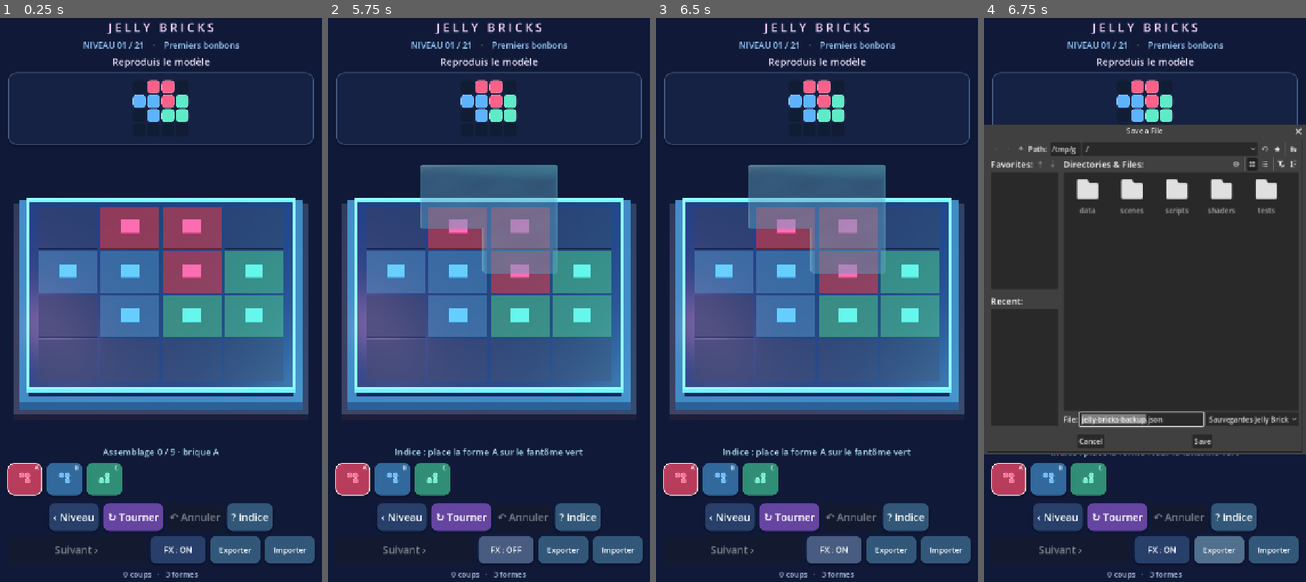
Above: before the commit, frames 1-4 (left to right).
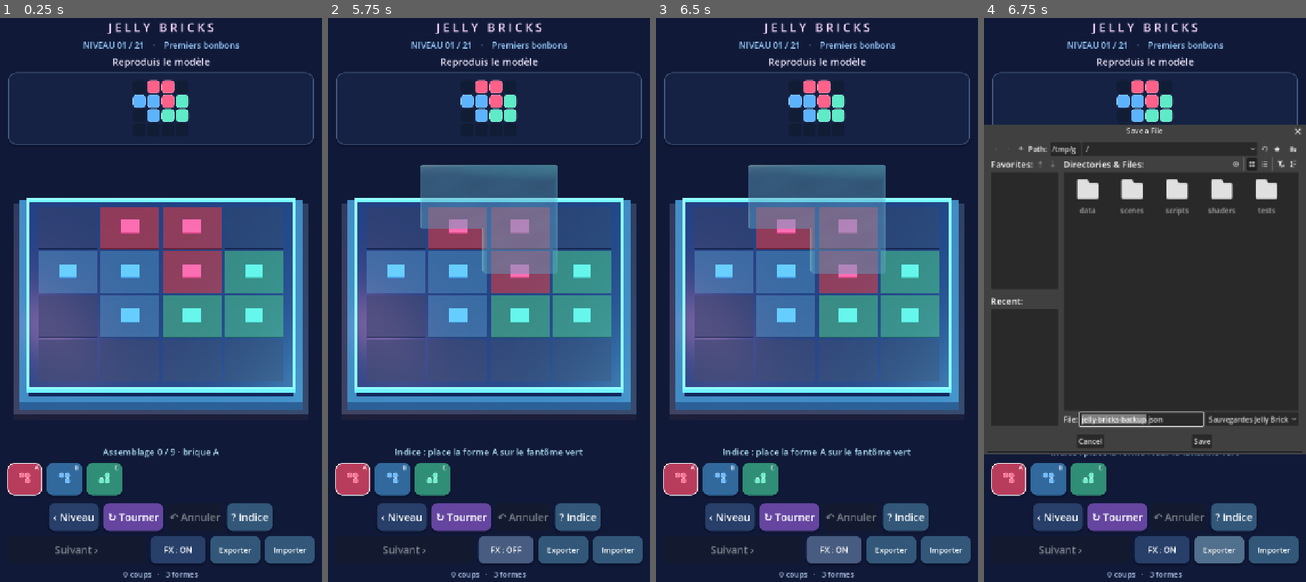
Above: after the commit, the same moments.

Repository: dbrckk/Jelly-bricks
Game: Godot game, scene res://scenes/main.tscn
The game is run twice, just before and just after one commit, with the same random seed, the same clock (stepped at 60 frames per second) and the same inputs.
Inputs (mouse positions are in pixels of both pictures, inside the frame that each line leads up to):
- Up to frame 1 (0.25 s): no input
- Up to frame 2 (5.75 s): click (353, 480) at 0.52 s; click (392, 480) at 1.27 s; click (431, 480) at 2.02 s; click "‹ Niveau" at 2.75 s; click "↻ Tourner" at 3.5 s; click "? Indice" at 4.25 s; click "FX : ON" at 5 s
- Up to frame 3 (6.5 s): click "FX : OFF" at 5.75 s
- Up to frame 4 (6.75 s): click "Exporter" at 6.5 s

Frames 1-3 are identical in both runs. In frame 4, 0.2% of the frame differs, in the area x 29-99%, y 19-76%.

Commit message:
feat(native): premium jelly material sweep and bounded candy sparkle bursts
* feat(native): original pooled CPU candy glints for placement and victory

* feat(native): attach pooled candy sparkle reactions to actual landings and wins

* render(native): subtle procedural studio-light sweep across every glossy jelly volume

* render(native): tune subtle surface sheen separately for settled jelly and preview ghost

* test(native): assert bounded pooled sparkle emitters, reset, landing trigger and ghost sheen

* build(android): version 0.9.12 with monotonic versionCode 9

* docs(native): detail procedural candy studio sheen and bounded CPU sparkle system

Diff:
--- a/native-godot/scripts/game_root.gd
+++ b/native-godot/scripts/game_root.gd
@@ -11,6 +11,7 @@
 const GEL_SHADER = preload("res://shaders/jelly.gdshader")
 const GEL_MESH = preload("res://scripts/gel_mesh.gd")
 const CANDY_AUDIO = preload("res://scripts/candy_audio.gd")
+const JELLY_VFX = preload("res://scripts/jelly_vfx.gd")
 const SAVE_TRANSFER = preload("res://scripts/save_transfer.gd")
 const SAVE_FILE := "user://jelly-native-progress.json"
 const BACKUP_SAVE_FILE := SAVE_FILE + ".bak"
@@ -33,6 +34,7 @@
 var camera: Camera3D
 var board: Node3D
 var ghost: Node3D
+var candy_fx: Node3D
 var background: ColorRect
 var model_grid: GridContainer
 var model_title: Label
@@ -133,6 +135,11 @@
     ghost = Node3D.new()
     ghost.name = "PlacementPreview"
     add_child(ghost)
+    # Keep pooled effects outside board: rebuilding or scaling the puzzle
+    # never accidentally duplicates or stretches running particles.
+    candy_fx = JELLY_VFX.new()
+    candy_fx.name = "CandyEffects"
+    add_child(candy_fx)
 
 ## Three pooled voices allow a candy landing to overlap a subsequent tap.
 ## Clips are built once, not per touch frame, and never require microphone access.
@@ -649,6 +656,7 @@
     active_touch_index = -1
     mouse_started_on_board = false
     preview_cell = Vector2i(-1, -1)
+    candy_fx.reset()
     if win_tween != null and win_tween.is_valid():
         win_tween.kill()
     board.scale = Vector3.ONE
@@ -873,6 +881,7 @@
     var tint := Color(PALETTE[id])
     material.set_shader_parameter("candy_tint", tint)
     material.set_shader_parameter("detail", 1.0)
+    material.set_shader_parameter("sheen", 0.17 if preview else 0.48)
     material.set_shader_parameter("gel_opacity", 0.40 if preview else 0.94)
     if preview:
         material.set_shader_parameter("candy_tint",
@@ -998,7 +1007,10 @@
     _select_next_available()
     _draw_tray()
     _refresh_text()
-    if not _matches_model(id, chosen, placed_turns):
+    var correctly_placed: bool = _matches_model(id, chosen, placed_turns)
+    candy_fx.landing(Vector3(chosen.y - size / 2.0, .035,
+        chosen.x - size / 2.0), Color(PALETTE[id]), correctly_placed)
+    if not correctly_placed:
         status_label.text = "Placement possible, mais différent du modèle · annule ou déplace"
         _play_feedback("wrong", 15)
     else:
@@ -1225,6 +1237,7 @@
     if not _board_matches_model():
         return
     completed = true
+    candy_fx.victory()
     _play_feedback("win", 65)
     if current_level + 1 < levels.size():
         unlocked = maxi(unlocked, current_level + 1)
--- /dev/null
+++ b/native-godot/scripts/jelly_vfx.gd
@@ -0,0 +1,94 @@
+extends Node3D
+## Procedural 3D candy glints for Godot 4.6 Compatibility (OpenGL ES).
+## Four pooled, low-count CPU emitters; no textures, GPU compute,
+## dependencies, network requests or per-touch particle allocations.
+const LANDING_POOL := 3
+const LANDING_COUNT := 12
+const VICTORY_COUNT := 38
+const LANDING_DURATION := 0.44
+const VICTORY_DURATION := 1.10
+
+var landing_emitters: Array[CPUParticles3D] = []
+var victory_emitter: CPUParticles3D
+var landing_cursor: int = 0
+var glint_mesh: SphereMesh
+
+func _ready() -> void:
+    glint_mesh = SphereMesh.new()
+    glint_mesh.radius = .041
+    glint_mesh.height = .082
+    glint_mesh.radial_segments = 6
+    glint_mesh.rings = 2
+    var glint_material := StandardMaterial3D.new()
+    glint_material.shading_mode = BaseMaterial3D.SHADING_MODE_UNSHADED
+    glint_material.transparency = BaseMaterial3D.TRANSPARENCY_ALPHA
+    glint_material.vertex_color_use_as_albedo = true
+    glint_material.albedo_color = Color.WHITE
+    glint_mesh.material = glint_material
+    for index in range(LANDING_POOL):
+        var emitter := _make_emitter("LandingGlints%d" % index,
+            LANDING_COUNT, LANDING_DURATION)
+        emitter.gravity = Vector3(0.0, -3.0, 0.0)
+        emitter.direction = Vector3.UP
+        emitter.spread = 79.0
+        emitter.initial_velocity_min = .76
+        emitter.initial_velocity_max = 1.42
+        landing_emitters.append(emitter)
+    victory_emitter = _make_emitter("VictoryGlints", VICTORY_COUNT,
+        VICTORY_DURATION)
+    victory_emitter.emission_shape = CPUParticles3D.EMISSION_SHAPE_BOX
+    victory_emitter.emission_box_extents = Vector3(1.5, .04, 1.5)
+    victory_emitter.direction = Vector3.UP
+    victory_emitter.spread = 59.0
+    victory_emitter.initial_velocity_min = 1.8
+    victory_emitter.initial_velocity_max = 3.25
+    victory_emitter.gravity = Vector3(0.0, -3.9, 0.0)
+
+func _make_emitter(node_name: String, count: int,
+        duration: float) -> CPUParticles3D:
+    var emitter := CPUParticles3D.new()
+    emitter.name = node_name
+    emitter.amount = count
+    emitter.lifetime = duration
+    emitter.one_shot = true
+    emitter.emitting = false
+    emitter.explosiveness = 1.0
+    emitter.fixed_fps = 30
+    emitter.local_coords = true
+    emitter.mesh = glint_mesh
+    emitter.visibility_aabb = AABB(Vector3(-4, -4, -4), Vector3(8, 8, 8))
+    emitter.scale_amount_min = .55
+    emitter.scale_amount_max = 1.15
+    var fade := Gradient.new()
+    fade.set_color(0, Color(1.0, 1.0, 1.0, 1.0))
+    fade.set_color(1, Color(1.0, 1.0, 1.0, 0.0))
+    emitter.color_ramp = fade
+    add_child(emitter)
+    return emitter
+
+## Only invoke after a committed placement. The incoming piece tint stays
+## recognisable; valid placements use mint/white glints, wrong ones amber.
+func landing(world_position: Vector3, tint: Color, correct: bool) -> void:
+    if landing_emitters.is_empty():
+        return
+    var emitter: CPUParticles3D = landing_emitters[
+        landing_cursor % landing_emitters.size()]
+    landing_cursor += 1
+    emitter.position = world_position + Vector3(0.35, 0.30, 0.35)
+    emitter.color = tint.lerp(Color("#d4fff2"), .45) if correct \
+        else tint.lerp(Color("#ffbd69"), .70)
+    emitter.restart()
+
+func victory() -> void:
+    if victory_emitter == null:
+        return
+    victory_emitter.position = Vector3(0.0, .15, 0.0)
+    victory_emitter.color = Color("#d9fff5")
+    victory_emitter.restart()
+
+func reset() -> void:
+    for emitter in landing_emitters:
+        emitter.emitting = false
+    if victory_emitter != null:
+        victory_emitter.emitting = false
+    landing_cursor = 0
--- a/native-godot/shaders/jelly.gdshader
+++ b/native-godot/shaders/jelly.gdshader
@@ -9,6 +9,7 @@
 uniform float detail : hint_range(0.0, 1.0) = 1.0;
 uniform float gel_opacity : hint_range(0.0, 1.0) = 0.94;
 uniform float mismatch : hint_range(0.0, 1.0) = 0.0;
+uniform float sheen : hint_range(0.0, 1.0) = 0.42;
 varying vec3 jelly_local;
 
 void vertex() {
@@ -37,6 +38,15 @@
     base = mix(base, vec3(1.0, .985, 1.0), fresnel * .32);
     base += bubble * detail * .065;
     base += softbox * detail * .24;
+    // A slow, thin studio-light reflection travels across the sculpted
+    // candy surface. Uses local coordinates and TIME; no textures, extra
+    // lights, screen sampling or per-frame script updates on Android.
+    float sweep = fract(TIME * .125 + jelly_local.x * .20 +
+        jelly_local.z * .075);
+    float polished_strip = 1.0 - smoothstep(.0, .15, abs(sweep - .55));
+    float glint = polished_strip * sheen * detail *
+        (0.09 + height_grad * .13) * smoothstep(.17, .85, facing);
+    base += vec3(.96, .98, 1.0) * glint;
     // A misplaced piece stays recognizably its own candy color.
     // Only its rim takes a restrained, amber backlit accent.
     ALBEDO = mix(base, vec3(1.0, .64, .20),
--- a/native-godot/tests/validate.gd
+++ b/native-godot/tests/validate.gd
@@ -75,6 +75,45 @@
         quit(1)
         return
     print("TEST: synthesized PCM, pooled sounds and mutable sound/haptic setting")
+    # New renderer polish is still bounded: a single reusable 3D effect
+    # root and four low-count CPU particle emitters, not particle objects
+    # created each time the user taps an Android screen.
+    var fx: Node3D = game.candy_fx
+    if fx == null or fx.name != "CandyEffects" \
+            or fx.landing_emitters.size() != 3 or fx.get_child_count() != 4:
+        push_error("Native 3D candy sparkle pool did not initialise")
+        quit(1)
+        return
+    if fx.victory_emitter == null or fx.victory_emitter.amount > 40 \
+            or fx.victory_emitter.amount < 25:
+        push_error("Victory sparkles are missing or excessive for Android")
+        quit(1)
+        return
+    var first_shared_mesh: Mesh = fx.landing_emitters[0].mesh
+    for emitter in fx.landing_emitters:
+        if emitter.amount != 12 or not emitter.one_shot \
+                or emitter.fixed_fps != 30 or emitter.mesh != first_shared_mesh:
+            push_error("Candy effects are not shared, bounded CPU particle bursts")
+            quit(1)
+            return
+    var glint_mat: StandardMaterial3D = first_shared_mesh.material
+    if glint_mat == null or not glint_mat.vertex_color_use_as_albedo:
+        push_error("Candy particle tints and alpha fade are invisible")
+        quit(1)
+        return
+    fx.landing(Vector3.ZERO, Color("#ff537f"), true)
+    fx.landing(Vector3.ONE, Color("#51e9c2"), false)
+    if fx.landing_cursor != 2 or fx.landing_emitters[1].position.x < 1.0:
+        push_error("The pooled landing emitters failed to advance and move")
+        quit(1)
+        return
+    fx.victory()
+    fx.reset()
+    if fx.landing_cursor != 0 or fx.victory_emitter.emitting:
+        push_error("Changing levels fails to stop the prior candy celebration")
+        quit(1)
+        return
+    print("TEST: original compatibility CPU glints share one mesh; four emitters bounded")
     # Validate rounded contour skin before exercising the existing gameplay.
     var ring_cells: Array = []
     for row in range(3):
@@ -269,7 +308,12 @@
             duplicate_b.free()
             # Regression: the first piece must be undoable, even when the
             # previous snapshot was the EMPTY board.
+            var fx_counter_before: int = fx.landing_cursor
             game._try_place(first_id, first_position)
+            if fx.landing_cursor != fx_counter_before + 1:
+                push_error("A real completed placement did not trigger candy glints")
+                quit(1)
+                return
             if game.placements.size() != 1 or not game.has_undo_snapshot:
                 push_error("First-placement undo snapshot is unavailable")
                 quit(1)
@@ -316,6 +360,10 @@
                 quit(1)
                 return
             var ghost_mat: ShaderMaterial = preview_b.get_child(0).material_override
+            if float(ghost_mat.get_shader_parameter("sheen")) > .22:
+                push_error("Jelly preview reflection is too distracting")
+                quit(1)
+                return
             if float(ghost_mat.get_shader_parameter("gel_opacity")) >= .6:
                 push_error("Preview jelly is not translucent")
                 quit(1)
Not shown, changed: native-godot/export_presets.cfg
Not shown, changed: native-godot/README.md
